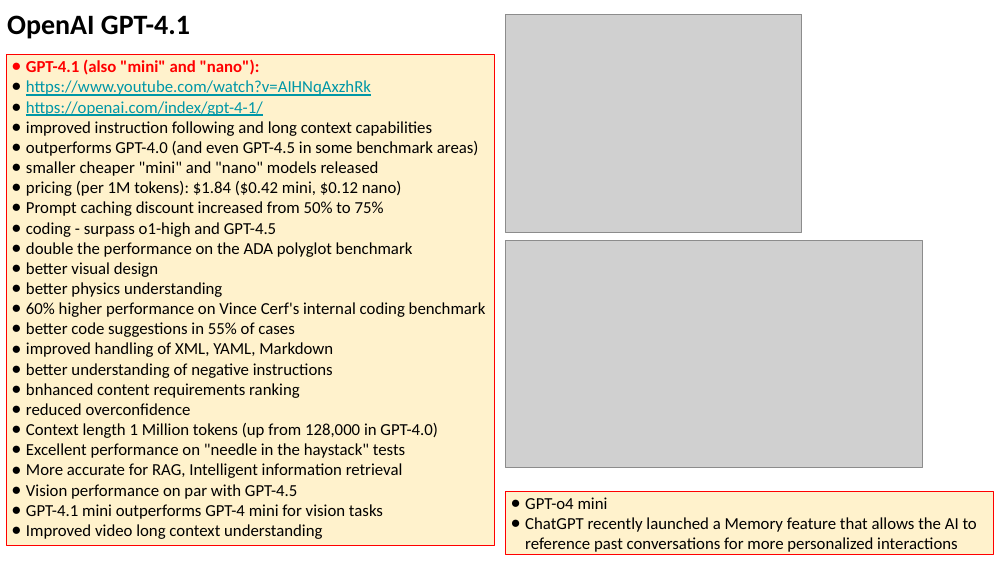
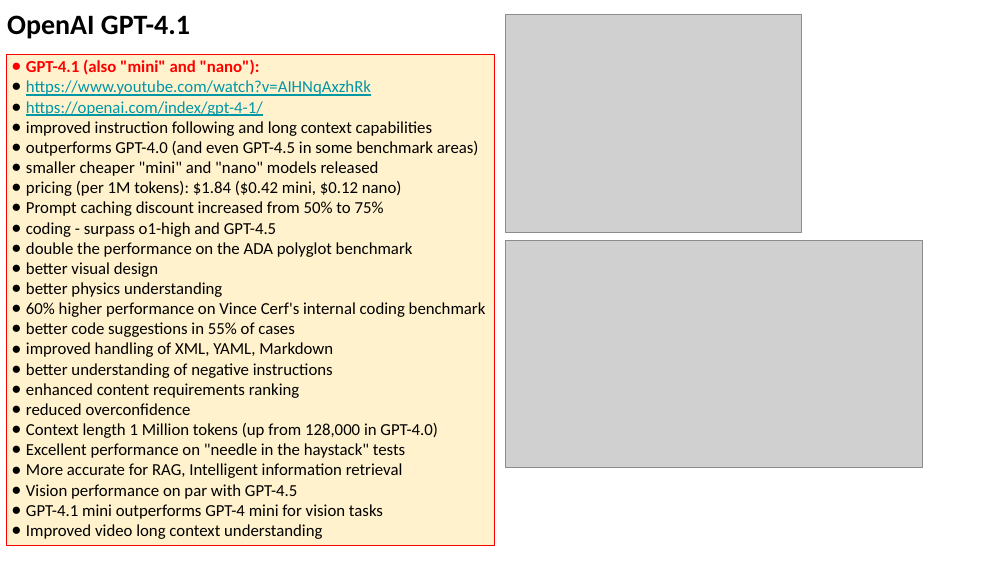
Before and after one commit to lselector/seminar, a slide deck: slide 2 of 2025/2025-04-18-AI-Updates.pptx. Drawn at 1008x567 pixels with LibreOffice and Linux fonts; fonts in the diff are those of the drawing; grey boxes stand for pictures. Boxes give left, top, right and bottom in pixels: in the first picture for what was removed or moved away, otherwise in the second. Text is boxed around its words. In the diff, an @@ line names an element or a change of style, - is before the commit and + after.

```diff
--- a/2025/2025-04-18-AI-Updates.pptx
+++ b/2025/2025-04-18-AI-Updates.pptx
@@ text in rectangle at <box>26,383,300,398</box>: text changed @@
-● bnhanced content requirements ranking
+● enhanced content requirements ranking
@@ rectangle removed at <box>505,491,994,554</box> @@
-● GPT-o4 mini
-● ChatGPT recently launched a Memory feature that allows the AI to reference past conversations for more personalized interactions
```
Also in this commit, not shown: 6 other slides changed, 1 slide added, 1 slide removed.
